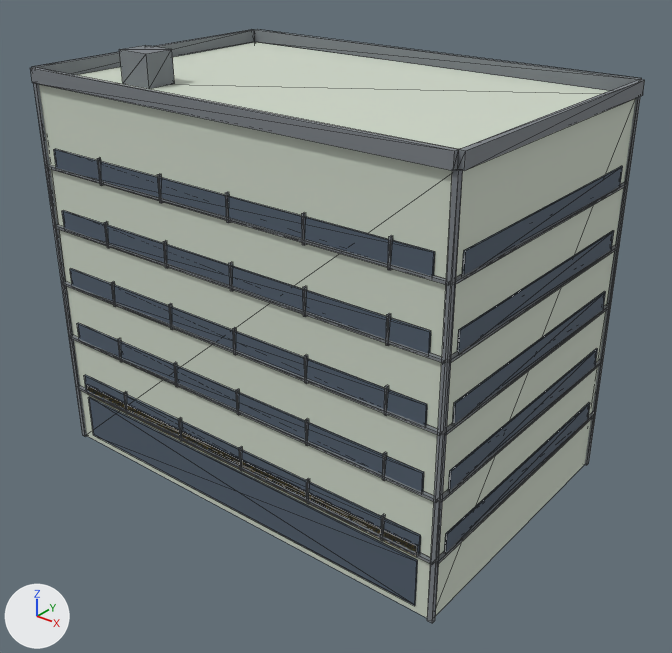
The glTF model public/buildings/lot_3x2.glb, before and after one commit.
One viewpoint serves both versions: a 50 mm lens placed at (37.7, -25.2, 27.5), pointed at (12.3, 6.5, 7.8). Lighting does not change. The marker at lower left points along +X, +Y and +Z. The first picture is the older version. Mesh edges are drawn as thin lines. Vertices at exactly the same position are counted once.

Names of what the first picture shows: 'lot_3x2'.
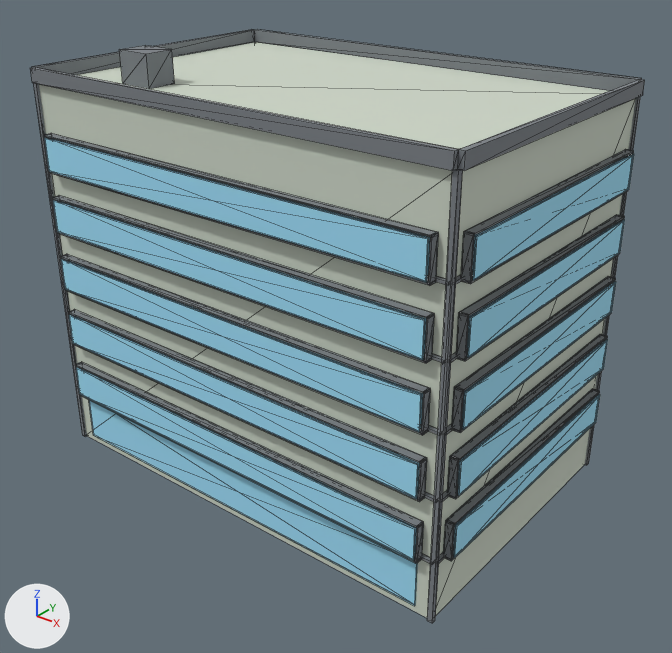
Boxes [x1, y1, x2, y2] around the edits, measured in the pictures (672 x 653 px):
'lot_3x2', recoloured, reshaped: [30, 30, 645, 623] in both
part 1 of me_lot_3x2, added: after [76, 362, 423, 528]
part 2 of me_lot_3x2, added: after [81, 395, 416, 562]
part 3 of me_lot_3x2, added: after [415, 522, 424, 563]
part 4 of me_lot_3x2, added: after [446, 389, 600, 524]
part 5 of me_lot_3x2, added: after [444, 521, 455, 561]
part 6 of me_lot_3x2, added: after [69, 310, 427, 464]
part 7 of me_lot_3x2, added: after [74, 344, 419, 501]
part 8 of me_lot_3x2, added: after [418, 458, 427, 502]
part 9 of me_lot_3x2, added: after [451, 335, 607, 460]
part 10 of me_lot_3x2, rebuilt (mostly hidden afterwards): before [453, 291, 606, 424]; after [462, 286, 607, 419]
part 11 of me_lot_3x2, rebuilt (mostly hidden afterwards): before [62, 210, 431, 354]; after [61, 202, 426, 353]
part 12 of me_lot_3x2, rebuilt (mostly hidden afterwards): before [457, 231, 614, 352]; after [467, 224, 615, 347]
part 13 of me_lot_3x2, rebuilt (mostly hidden afterwards): before [84, 375, 421, 554]; after [83, 370, 417, 553]
part 14 of me_lot_3x2, rebuilt (mostly hidden afterwards): before [54, 149, 435, 276]; after [52, 139, 430, 275]
part 15 of me_lot_3x2, rebuilt (mostly hidden afterwards): before [444, 402, 590, 552]; after [453, 401, 591, 546]
part 16 of me_lot_3x2, rebuilt (mostly hidden afterwards): before [462, 166, 623, 275]; after [472, 158, 624, 271]
part 17 of me_lot_3x2, rebuilt (mostly hidden afterwards): before [77, 323, 424, 492]; after [76, 317, 420, 491]
part 18 of me_lot_3x2, rebuilt (mostly hidden afterwards): before [448, 348, 598, 490]; after [458, 345, 599, 484]
part 19 of me_lot_3x2, rebuilt (mostly hidden afterwards): before [70, 268, 427, 425]; after [69, 261, 423, 424]
part 20 of me_lot_3x2, added: after [44, 133, 634, 561]

The edits, one by one:
Material 'lot_3x2_glass' (mat_lot_3x2_glass) changes colour from greyish blue #505d6c to cyan #a0e1f9; in linear values from (0.08, 0.11, 0.15) to (0.35, 0.75, 0.95).
me_lot_3x2 is used by ob_lot_3x2; location (0.0, 0.0, 0.0).
me_lot_3x2 had 604 vertices, 924 faces and spanned x -0.2..22.8, y -0.2..14.8, z 0.0..20.5.
me_lot_3x2 now has 1404 vertices, 2124 faces and spans x -0.5..23.0, y -0.5..15.0, z 0.0..20.5.
me_lot_3x2 part 1: a new loose piece, a box spanning x 0.59..21.91, y -0.42..-0.04, z 4.65..4.73, in mat_lot_3x2_trim (grey #7c8186).
me_lot_3x2 part 2: a new loose piece, a box spanning x 0.59..21.91, y -0.42..-0.04, z 2.92..3.0, in mat_lot_3x2_trim (grey #7c8186).
me_lot_3x2 part 3: a new loose piece, a box spanning x 21.85..21.93, y -0.42..-0.04, z 2.92..4.73, in mat_lot_3x2_trim (grey #7c8186).
me_lot_3x2 part 4: a new loose piece, a box spanning x 22.54..22.92, y 0.59..13.91, z 4.65..4.73, in mat_lot_3x2_trim (grey #7c8186).
me_lot_3x2 part 5: a new loose piece, a box spanning x 22.54..22.92, y 0.57..0.65, z 2.92..4.73, in mat_lot_3x2_trim (grey #7c8186).
me_lot_3x2 part 6: a new loose piece, a box spanning x 0.59..21.91, y -0.42..-0.04, z 7.65..7.73, in mat_lot_3x2_trim (grey #7c8186).
me_lot_3x2 part 7: a new loose piece, a box spanning x 0.59..21.91, y -0.42..-0.04, z 5.92..6.0, in mat_lot_3x2_trim (grey #7c8186).
me_lot_3x2 part 8: a new loose piece, a box spanning x 21.85..21.93, y -0.42..-0.04, z 5.92..7.73, in mat_lot_3x2_trim (grey #7c8186).
me_lot_3x2 part 9: a new loose piece, a box spanning x 22.54..22.92, y 0.59..13.91, z 7.65..7.73, in mat_lot_3x2_trim (grey #7c8186).
me_lot_3x2 part 10: the loose piece of 8 vertices spanning x 22.5..22.6, y 0.7..13.8, z 9.0..10.0 is rebuilt with 8 vertices and now spans x 22.6, y 0.8..13.7, z 9.1..10.5.
me_lot_3x2 part 11: the loose piece of 8 vertices spanning x 0.7..21.8, y -0.1..0.0, z 12.0..13.0 is rebuilt with 8 vertices and now spans x 0.8..21.7, y -0.1, z 12.1..13.5.
me_lot_3x2 part 12: the loose piece of 8 vertices spanning x 22.5..22.6, y 0.7..13.8, z 12.0..13.0 is rebuilt with 8 vertices and now spans x 22.6, y 0.8..13.7, z 12.1..13.5.
me_lot_3x2 part 13: the loose piece of 8 vertices spanning x 0.7..21.8, y -0.1..0.0, z 3.0..4.0 is rebuilt with 8 vertices and now spans x 0.8..21.7, y -0.1, z 3.1..4.5.
me_lot_3x2 part 14: the loose piece of 8 vertices spanning x 0.7..21.8, y -0.1..0.0, z 15.0..16.0 is rebuilt with 8 vertices and now spans x 0.8..21.7, y -0.1, z 15.1..16.5.
me_lot_3x2 part 15: the loose piece of 8 vertices spanning x 22.5..22.6, y 0.7..13.8, z 3.0..4.0 is rebuilt with 8 vertices and now spans x 22.6, y 0.8..13.7, z 3.1..4.5.
me_lot_3x2 part 16: the loose piece of 8 vertices spanning x 22.5..22.6, y 0.7..13.8, z 15.0..16.0 is rebuilt with 8 vertices and now spans x 22.6, y 0.8..13.7, z 15.1..16.5.
me_lot_3x2 part 17: the loose piece of 8 vertices spanning x 0.7..21.8, y -0.1..0.0, z 6.0..7.0 is rebuilt with 8 vertices and now spans x 0.8..21.7, y -0.1, z 6.1..7.5.
me_lot_3x2 part 18: the loose piece of 8 vertices spanning x 22.5..22.6, y 0.7..13.8, z 6.0..7.0 is rebuilt with 8 vertices and now spans x 22.6, y 0.8..13.7, z 6.1..7.5.
me_lot_3x2 part 19: the loose piece of 8 vertices spanning x 0.7..21.8, y -0.1..0.0, z 9.0..10.0 is rebuilt with 8 vertices and now spans x 0.8..21.7, y -0.1, z 9.1..10.5.
me_lot_3x2 part 20: 560 vertices added at x -0.5..23.0, y -0.5..15.0, z 3.0..16.7.
Other edits to the shape of me_lot_3x2 do not show in these pictures.
